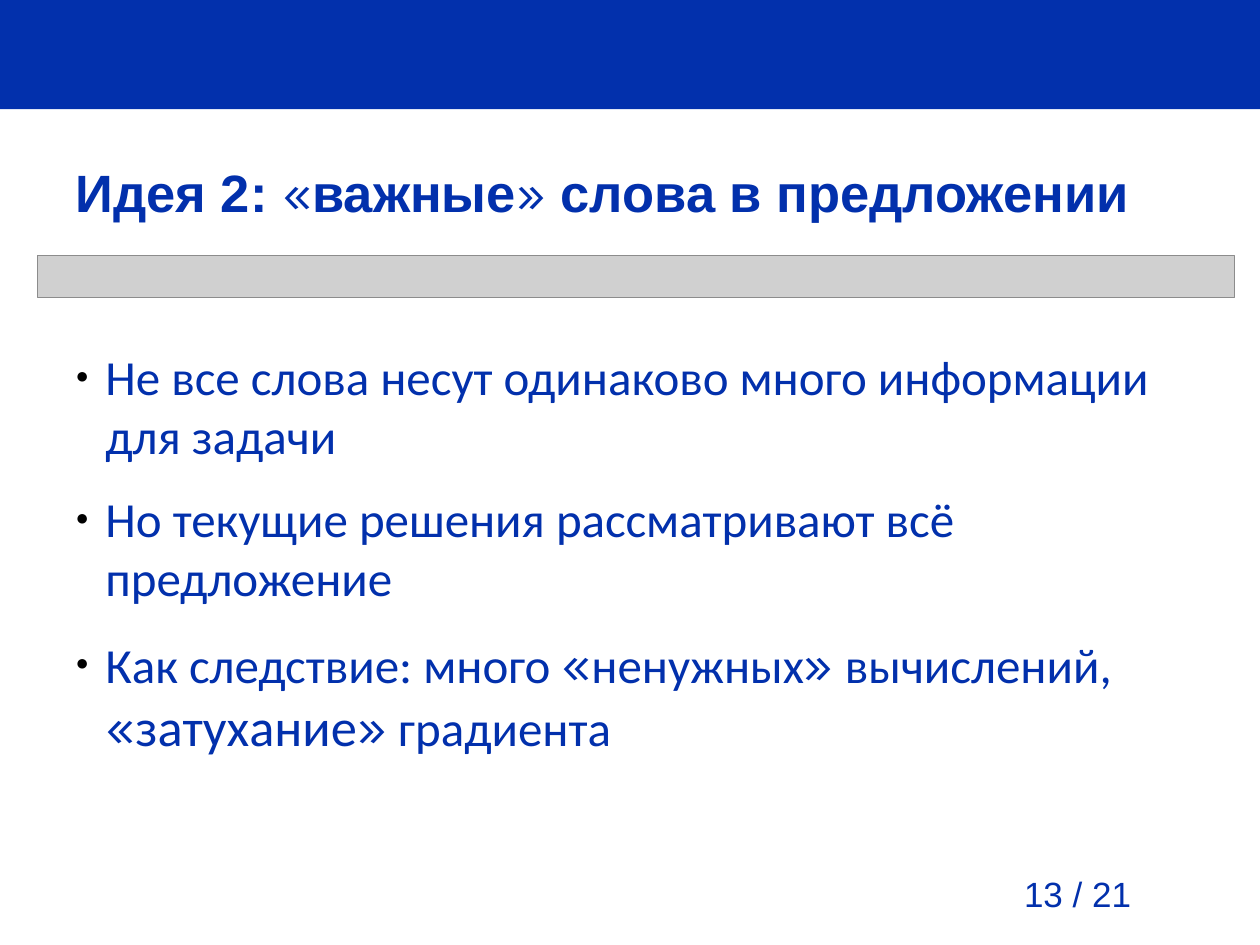
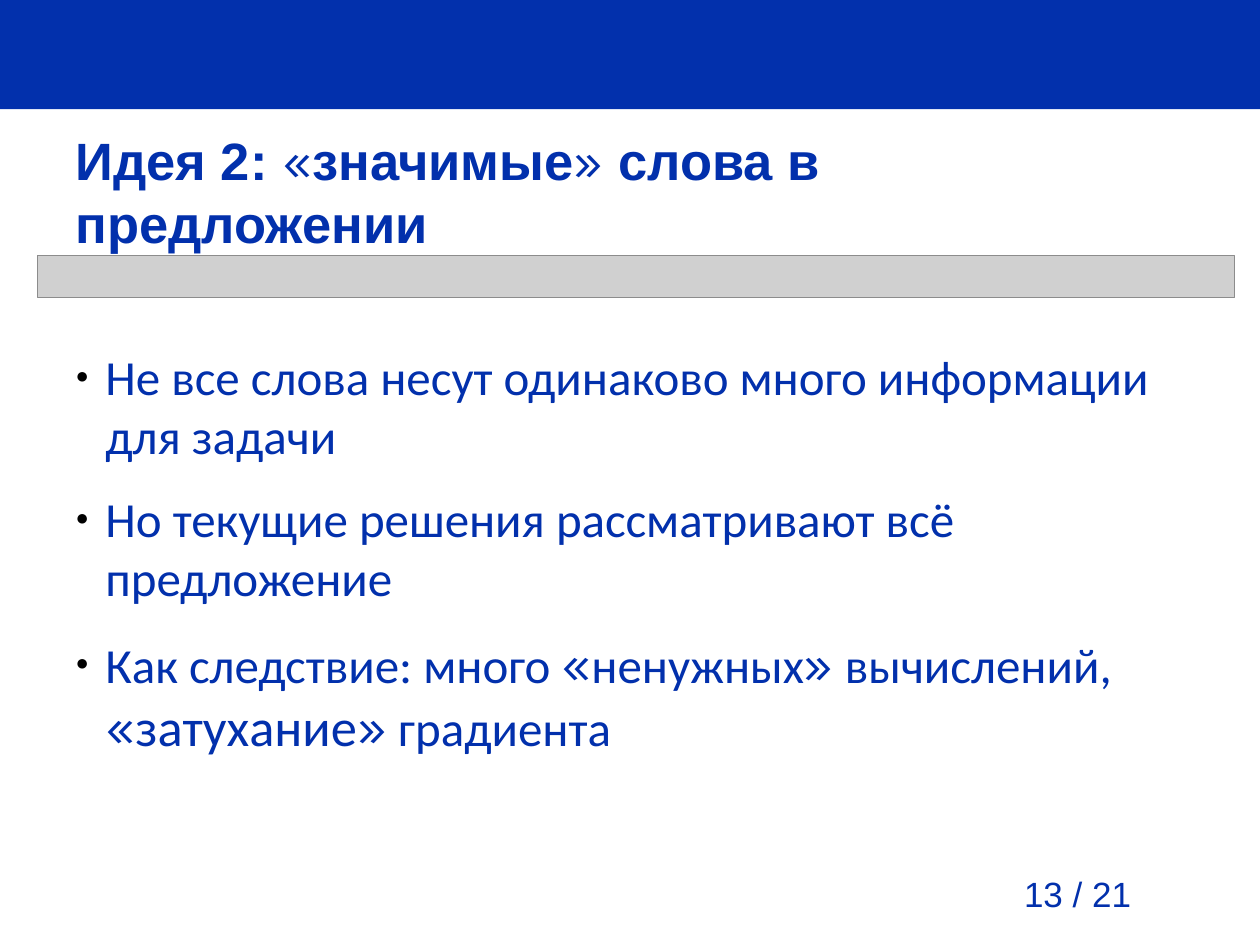
Before and after one commit to pva701/bachelor-thesis, a slide deck: slide 13 of presentation/presentation.odp. Drawn at 1260x945 pixels with LibreOffice and Linux fonts; fonts in the diff are those of the drawing; grey boxes stand for pictures; background and template pictures are left out. Boxes give left, top, right and bottom in pixels: in the first picture for what was removed or moved away, otherwise in the second. Text is boxed around its words. In the diff, an @@ line names an element or a change of style, - is before the commit and + after.

```diff
--- a/presentation/presentation.odp
+++ b/presentation/presentation.odp
@@ title at (76, 143, 819, 254): text changed @@
-Идея 2: «важные» слова в предложении
+Идея 2: «значимые» слова в предложении
```
Also in this commit, not shown: 4 other slides changed, 4 other files.
